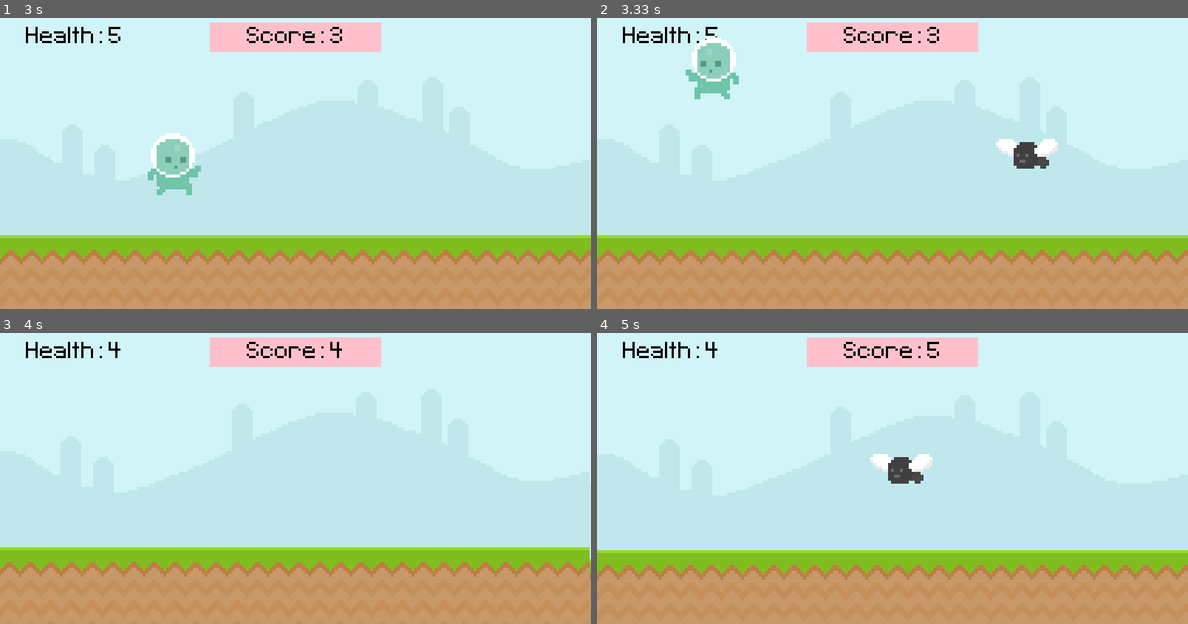
Above: before the commit, frames 1-4 (two rows, left to right).
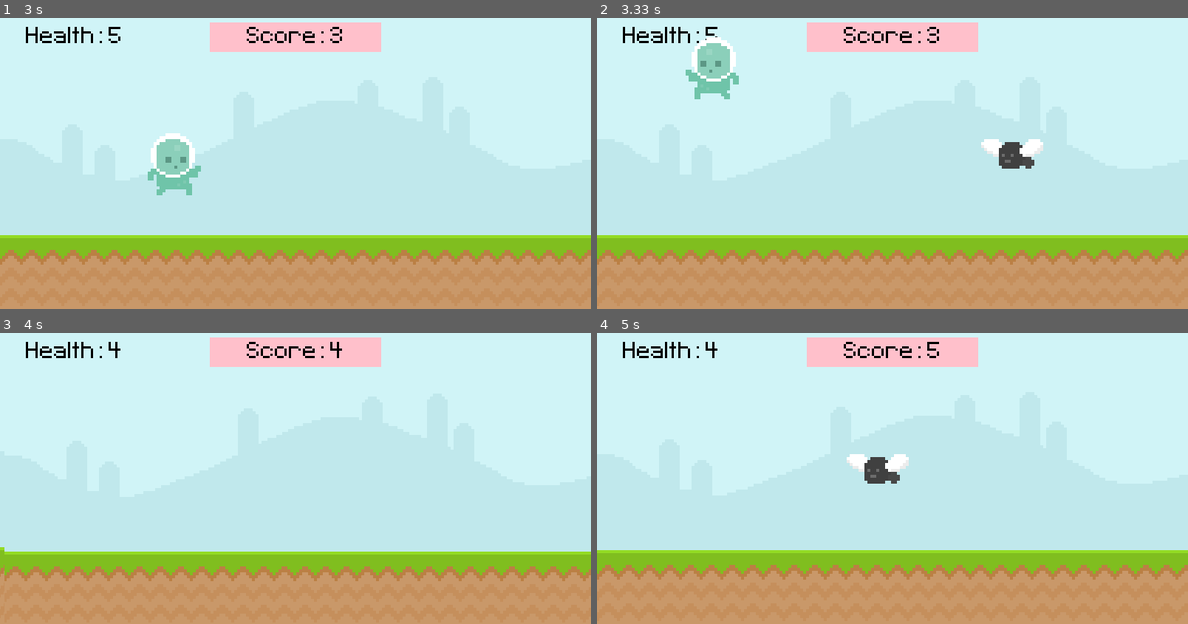
Above: after the commit, the same moments.

Repository: philiph915/ultimate-intro-pygame
Game: pygame game, started from main.py
The game is run twice, just before and just after one commit, with the same random seed, the same clock (stepped at 60 frames per second) and the same inputs.
Inputs:
- Up to frame 1 (3 s): hold D 0.33-0.8 s; hold D 0.83-1.3 s; tap Space at 0.9, 1.2, 1.4, 1.7, 1.97, 2.27, 2.4, 2.7 s; hold A 1.33-1.87 s; hold A 1.9-2.3 s; hold D 2.33-2.97 s
- Up to frame 2 (3.33 s): hold A from 3 s (still down); tap Space at 3.07 s
- Up to frame 3 (4 s): tap Space at 3.37, 3.57, 3.87 s; release A at 3.47 s; hold D 3.5-3.97 s
- Up to frame 4 (5 s): no input

Frame 1 is identical in both runs. In frame 2, 0.8% of the frame differs, in the area x 65-78%, y 41-52%; in frame 3, 5.6%, in the area x 0-100%, y 73-86%; in frame 4, 1.1%.

Commit message:
made enemies get faster over time

Diff:
--- a/main.py
+++ b/main.py
@@ -9,11 +9,12 @@
 
 # Function to move all the enemmies in the obstacle list
 def obstacle_movement(obstacle_list):
+    global obstacle_vel
     if obstacle_list: # returns 0 if list is empty
 
         for obstacle_rect in obstacle_list: # loops through all the items in the list
             # print(obstacle_list)
-            obstacle_rect.x-=20
+            obstacle_rect.x-=obstacle_vel
 
             # if the obstacle is on the ground, it is a snail, otherwise it is a fly
             if obstacle_rect.bottom == 300: screen.blit(snail_surf,(obstacle_rect.topleft[0]+shake_offset_X,obstacle_rect.topleft[1]+shake_offset_Y))
@@ -70,6 +71,7 @@
     # Update Health Text
     player_health_str = 'Health: {}'.format(str(player_health))
     health_text_surface = test_font.render(player_health_str,False,'Black')
+    obstacle_vel = 20
 
 def screen_shake():
     return 2*randint(0,8)-4, 2*randint(0,8)-4
@@ -92,6 +94,7 @@
 SCORE_TEXT_WINDOW_OFFSET_X = 50
 SCORE_TEXT_WINDOW_OFFSET_Y = 10
 screen_shake_timer = 0
+obstacle_vel = 20
 
 # Player State Variables
 player_is_walking = False
@@ -327,6 +330,7 @@
             score+=1
             score_str = 'Score: {}'.format(str(score))
             score_text_surface = test_font.render(score_str,False,'Black')
+            obstacle_vel*=1.01
 
         # Handle Screen Shake
         if screen_shake_timer>0:
